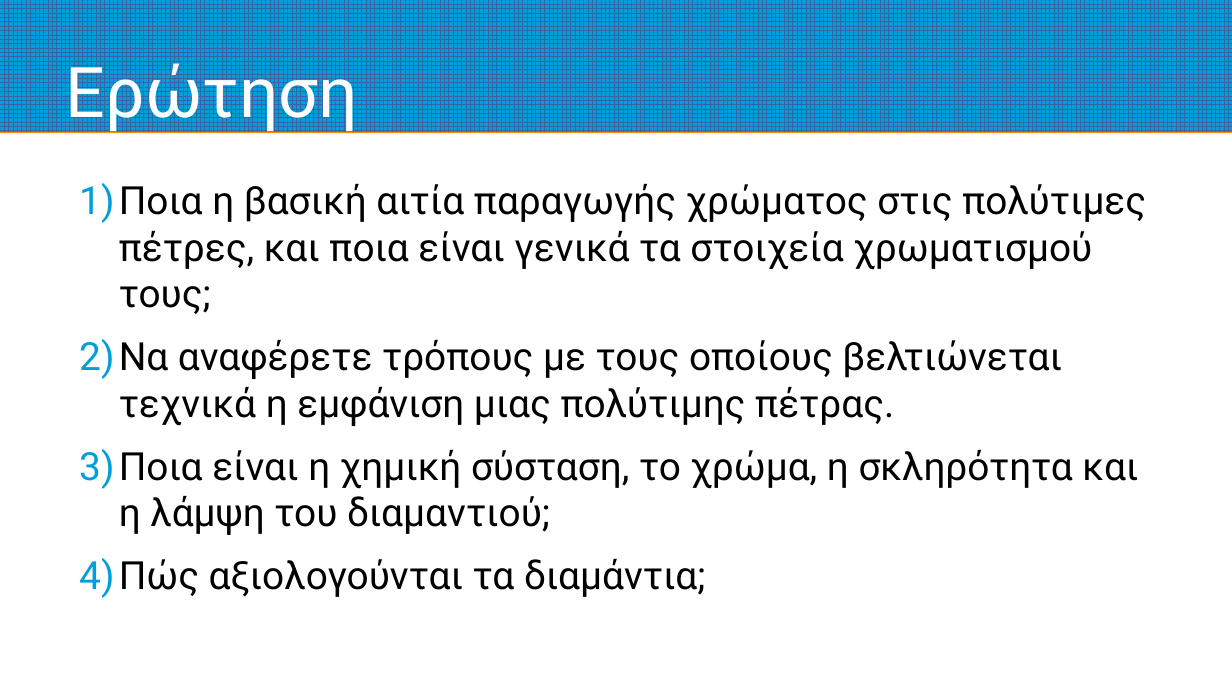
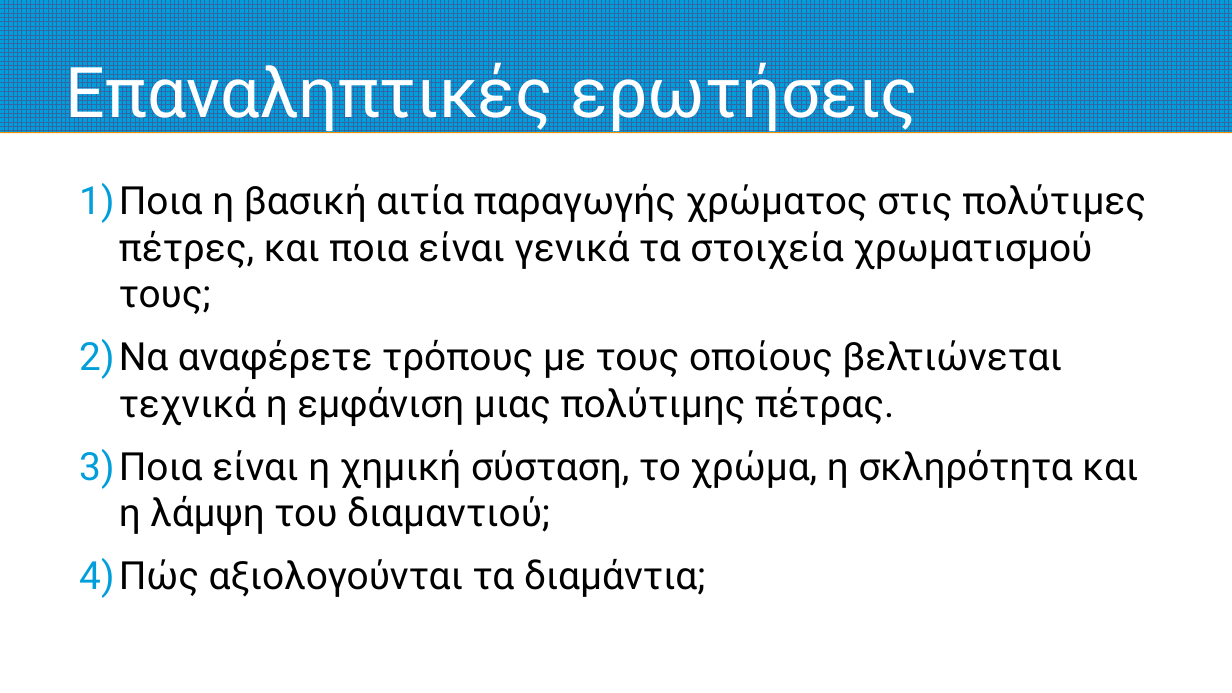
Before and after one commit to nickaiva/epas, a slide deck: slide 31 of preciousStones.odp (slide 30 before the commit). Drawn at 1232x693 pixels with LibreOffice and Linux fonts; fonts in the diff are those of the drawing. Boxes give left, top, right and bottom in pixels: in the first picture for what was removed or moved away, otherwise in the second. Text is boxed around its words. In the diff, an @@ line names an element or a change of style, - is before the commit and + after.

```diff
--- a/preciousStones.odp
+++ b/preciousStones.odp
@@ title at (x1=66, y1=54, x2=918, y2=134): text changed @@
-Ερώτηση
+Επαναληπτικές ερωτήσεις
```
Also in this commit, not shown: 2 other slides changed, 1 other file.
